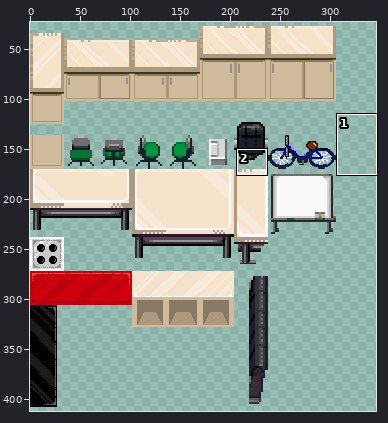
One commit to this sprite sheet: tileset_own_jas.png. The picture above shows the old version from afar; the outline marks the close-up.
Close-up. Old version:
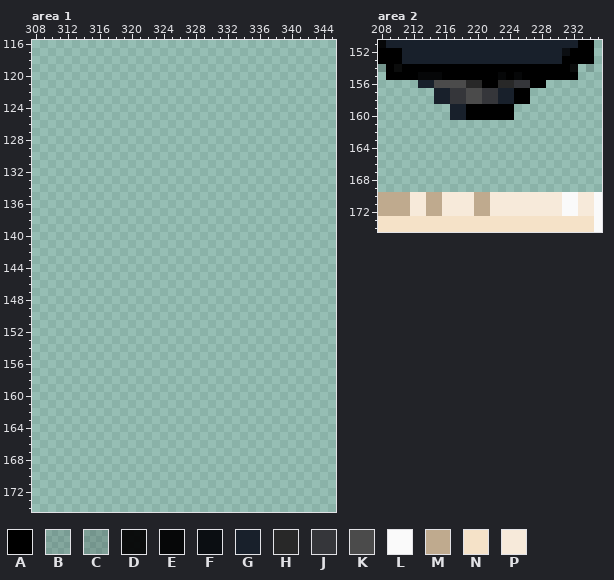
The file is 544x544 pixels. Pixels under 10% opacity are left out. Colours within 5 levels of each other are drawn and written as one. Shown: area 1: x 308..345, y 116..174; area 2: x 208..235, y 151..174. The wide view leaves out empty margins.
Palette (. is transparent): A #000000  B #05050520  C #0505052b  D #050505f4  E #060708  F #0b0e12  G #18202b  H #282828  J #35363a  K #4b4b4b  L #fafafa  M #bfaa8e  N #f5e2c8  P #f7eada
Pixels before, area 2, first column x 208:
151 EGGGGGGGGGGGGGGGGGGGGGGGGAA.
152 AAAGGGGGGGGGGGGGGGGGGGGFAAA.
153 AAAGGGGGGGGGGGGGGGGGGGGAAAA.
154 CADAAAAAAAAAAAAAAAAAAAAAD.B.
155 .AAAAEEEAAAAAAAEAEAAAAAAA...
156 .....GGKKKKHHAAHHJJAA.......
157 .......GGJJKKJJGGAA.........
158 .......GGJJKKJJGGAA.........
159 .........GGAAAAAA...........
160 .........GGAAAAAA...........
161 ............................
162 ............................
163 ............................
164 ............................
165 ............................
166 ............................
167 ............................
168 ............................
169 ............................
170 MMMMPPMMPPPPMMPPPPPPPPPLLPPL
171 MMMMPPMMPPPPMMPPPPPPPPPLLPPL
172 MMMMPPMMPPPPMMPPPPPPPPPLLPPL
173 NNNNNNNNNNNNNNNNNNNNNNNNNNNL
174 NNNNNNNNNNNNNNNNNNNNNNNNNNNL
After the commit:
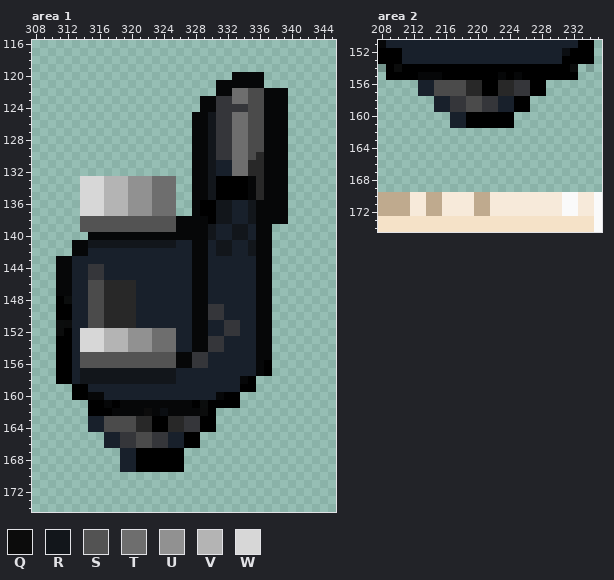
Colours new in this view: Q #0c0c0c  R #12161b  S #535353  T #6e6e6e  U #919191  V #b4b4b4  W #d7d7d7
What changed:
Changed rows in their new state; - is an unchanged pixel.
Area 1:
first column x 311:
120 ----------------------EEEE---
121 --------------------EEEEEE---
122 --------------------EETTKKEEE
123 ------------------EEJJTTKKEEE
124 ------------------EEJJJJKKEEE
125 -----------------EERJJTTKKEEE
126 -----------------EERJJTTKKEEE
127 -----------------EERJJTTKKEEE
128 -----------------EERJJTTKKEEE
129 -----------------EERJJTTKKEEE
130 -----------------EERJJTTKHEEE
131 -----------------EERGGTTHHEEE
132 -----------------EERGGTTHHEEE
133 ---WWWVVVUUUTTT--EERAAAAEHEEE
134 ---WWWVVVUUUTTT--EERAAAAEHEEE
135 ---WWWVVVUUUTTT--EERAAAAEHEEE
136 ---WWWVVVUUUTTT--EAARRGGREEEE
137 ---WWWVVVUUUTTT--EAARRGGREEEE
138 ---SSSSSSSSSSSSEEEEARRGGREEEE
139 ---SSSSSSSSSSSSEEEERGGRRGEE--
140 ----EEEEEEEEEEEEEEERGGRRGEE--
141 --EERRRRRRRRRRRGGEEGRRGGREE--
142 --EEGGGGGGGGGGGGGEEGRRGGREE--
143 EEGGGGGGGGGGGGGGGEEGGGGGGEE--
144 EEGGJJGGGGGGGGGGGEEGGGGGGEE--
145 EEGGJJGGGGGGGGGGGEEGGGGGGEE--
146 EEGGKKHHHHGGGGGGGEEGGGGGGEE--
147 EEGGKKHHHHGGGGGGGEEGGGGGGEE--
148 ADGGKKHHHHGGGGGGGEEGGGGGGEE--
149 AAGGKKHHHHGGGGGGGEEJJGGGGEE--
150 AAGGKKHHHHGGGGGGGEEJJGGGGEE--
151 DDGGKKHHHHGGGGGGGEEGGJJGGEE--
152 DAGWWWVVVUUUTTTGGEEGGJJGGEE--
153 AAGWWWVVVUUUTTTGGEEJJGGGGEE--
154 AAGWWWVVVUUUTTTGGEEJJGGGGEE--
155 AAGSSSSSSSSSSSSEEJJGGGGGGEE--
156 AAGSSSSSSSSSSSSEEJJGGGGGGEA--
157 AAGRRRRRRRRRRRRGGGGGGGGGGEA--
158 AAGRRRRRRRRRRRRGGGGGGGGEA----
159 --AAGGGGGGGGGGGGGGGGGGGAA----
160 --AAEEGGGGGGGGGGGGGGEAA------
161 ----AAEAEEEEEEEEEADAAAA------
162 ----AAAEEEEQEFEEEEDA---------
163 ----GGKKKKHHAAHHJJAA---------
164 ----GGKKKKHHAAHHJJAA---------
165 ------GGJJKKJJGGAA-----------
166 ------GGJJKKJJGGAA-----------
167 --------GGAAAAAA-------------
168 --------GGAAAAAA-------------
169 --------GGAAAAAA-------------
Area 2:
first column x 213:
157 GGKKKKHHAAHHJJAA
159 --GGJJKKJJGGAA--
161 ----GGAAAAAA----
